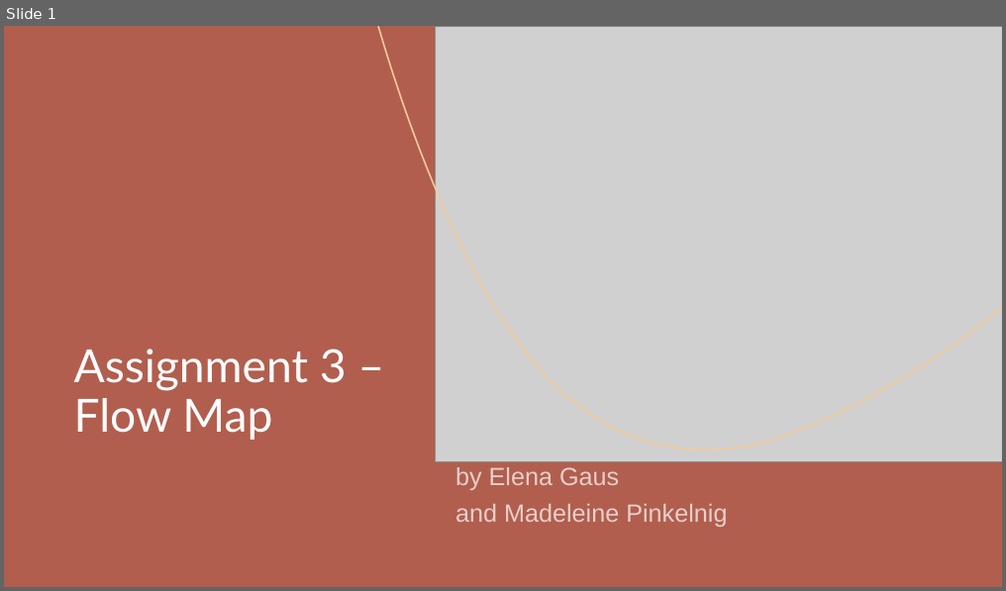
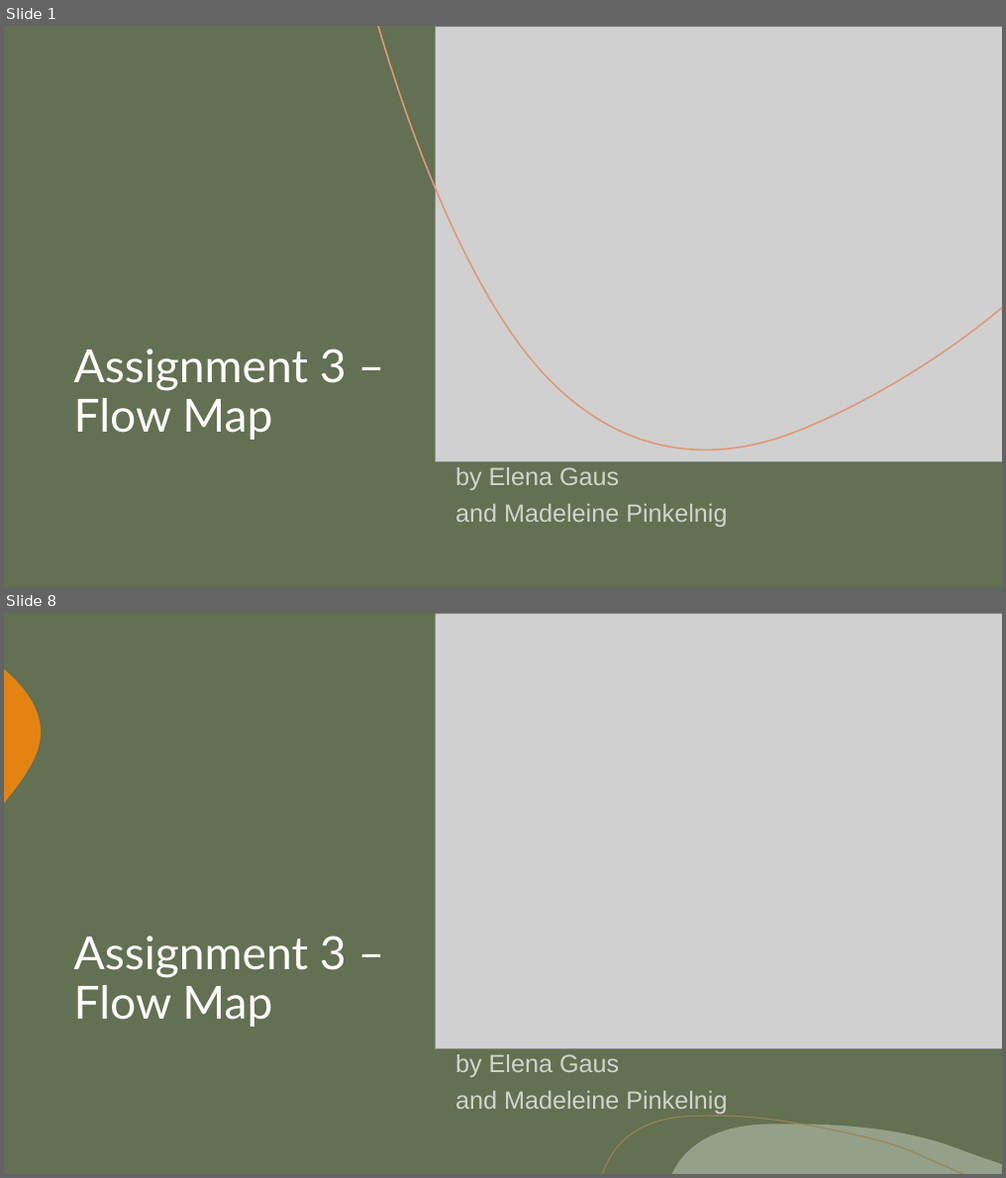
Before and after one commit to MadeByMel/geovisualisation, a slide deck: project_presentation.pptx. Shown one above the other, each under a label of ours: slide 1 before the commit, slides 1 and 8 after it; the slides between them are not shown. The pictures are 1006x591 and 1006x1178 pixels, drawn with LibreOffice and Linux fonts; fonts in the diff are those of the drawing; grey boxes stand for pictures. Boxes give left, top, right and bottom in pixels: in the first picture for what was removed or moved away, otherwise in the second. Text is boxed around its words. In the diff, an @@ line names an element or a change of style, - is before the commit and + after.

```diff
--- a/project_presentation.pptx
+++ b/project_presentation.pptx
@@ slide 8 added at box(4, 613, 1002, 1174), background #637052; not listed: 3 template elements that a slide beside it also shows @@
@@ picture added at box(436, 613, 1002, 1050) @@
@@ title added at box(74, 936, 347, 1027), 44 pt, text #FFFFFF @@
+Assignment 3 – Flow Map
@@ subtitle added at box(455, 1055, 727, 1114), 24 pt, text #FFFFFF at 70% opacity @@
+by Elena Gaus
+and Madeleine Pinkelnig
@@ slide 1 changed as well @@
@@ background #B15E4E to #637052 @@
@@ rectangle at box(4, 26, 1002, 587): fill #B15E4E to #637052 @@
@@ freeform shape at box(378, 26, 1002, 451): outline #F4CB99 1.5 pt to #E09878 1.5 pt @@
@@ freeform shape at box(4, 82, 41, 216): fill #C5B096 to #E48312 @@
@@ freeform shape at box(602, 529, 963, 587): outline #A9AEA7 1 pt to #9B8357 1 pt @@
@@ freeform shape at box(672, 537, 1002, 587): fill #3B4345 to #94A088 @@
```
Also in this commit, not shown: 3 other slides changed, 3 other slides added, 3 slides removed.
